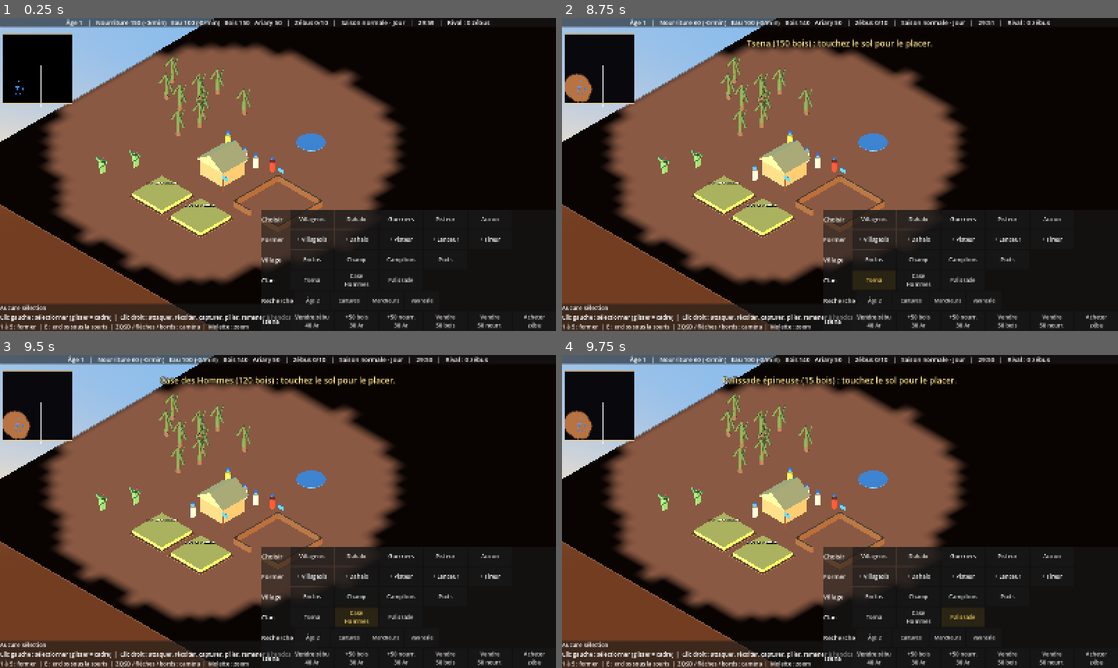
Above: before the commit, frames 1-4 (two rows, left to right).
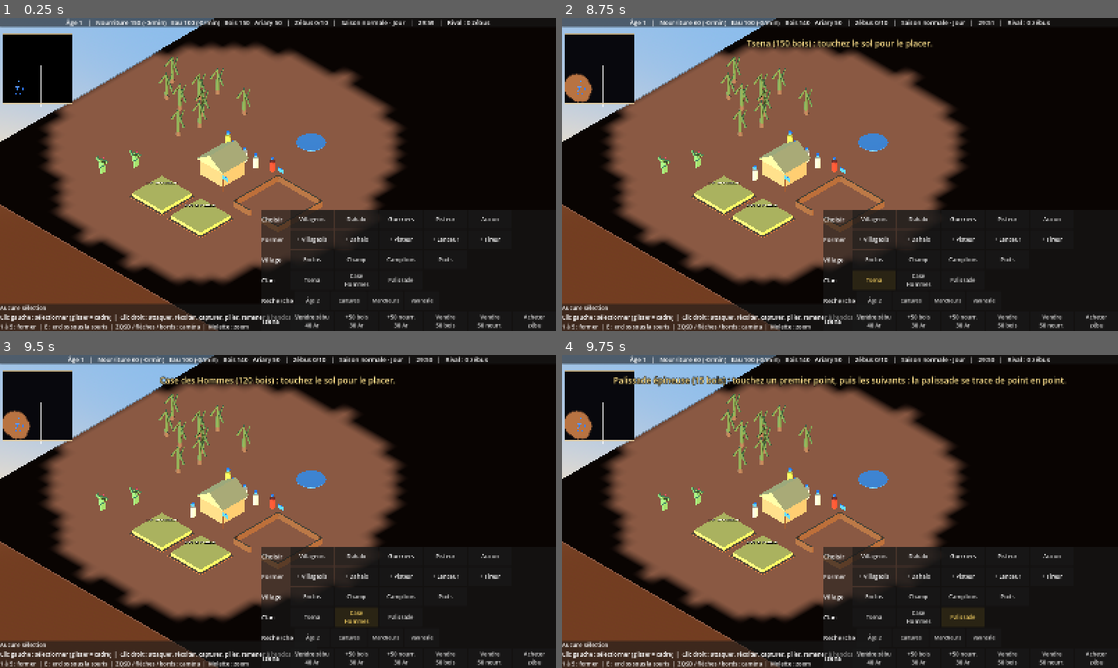
Above: after the commit, the same moments.

Repository: heishandria/dahalo
Game: Godot game, scene res://scenes/main.tscn
The game is run twice, just before and just after one commit, with the same random seed, the same clock (stepped at 60 frames per second) and the same inputs.
Inputs:
- Up to frame 1 (0.25 s): no input
- Up to frame 2 (8.75 s): click "Aucun" at 0.5 s; click "+ Villageois" at 1.25 s; click "+ Dahalo" at 2 s; click "+ Pisteur" at 2.75 s; click "+ Lanceur" at 3.5 s; click "+ Tireur" at 4.25 s; click "Enclos" at 5 s; click "Champ" at 5.75 s; click "Camp bois" at 6.5 s; click "Puits" at 7.25 s; click "Tsena" at 8 s
- Up to frame 3 (9.5 s): click "Case Hommes" at 8.75 s
- Up to frame 4 (9.75 s): click "Palissade" at 9.5 s

Frames 1-3 are identical in both runs. In frame 4, 1.3% of the frame differs, in the area x 9-91%, y 6-11%.

Commit message:
Raids : temps de capture, palissade bloquante avec sabotage automatique, tracé de point en point
- Détacher un zébu d'un enclos adverse : 4 s (1,5 s pour un zébu sauvage ou repris), étiquette de progression
- L'enclos donne l'alerte dès le début du détachement
- Palissade : bloque les unités des autres clans (calque de collision par clan), alerte quand elle est frappée
- Un guerrier bloqué sabote la palissade puis reprend son ordre
- Tracé de palissade de point en point, segments jointifs
- Specs defense.md, interface.md ; calques dans CLAUDE.md

Co-Authored-By: Claude Fable 5.2 <noreply@anthropic.com>
Claude-Session: https://claude.ai/code/session_01LBZFuQwBKtYsFencaWhgxN

Diff:
--- a/autoload/command_bus.gd
+++ b/autoload/command_bus.gd
@@ -14,6 +14,7 @@
 ##   deposer    : "unites": [ids], "cible_id": id d'un Batiment
 ##   former     : "batiment": id, "unite": "villageois" | "dahalo" | "pisteur"
 ##   construire : "type_batiment": "enclos" | "champ" | "camp_bois" | "puits" | "tsena", "position": Vector3
+##                (palissade : "rotation_y" facultatif, pour aligner le segment sur un tracé)
 ##   rechercher : "technologie": clé de GameRules.TECHNOLOGIES (dans le bâtiment adapté)
 ##   commerce   : "action": "vendre_zebu" | "vendre_bois" | "vendre_nourriture" | "acheter_bois" | "acheter_nourriture" | "acheter_zebu" (nécessite un Tsena)
 
@@ -57,7 +58,8 @@
 				b.former(cmd.get("unite", ""))
 		"construire":
 			if monde != null:
-				monde.construire(faction, cmd.get("type_batiment", ""), cmd.get("position", Vector3.ZERO))
+				monde.construire(faction, cmd.get("type_batiment", ""), cmd.get("position", Vector3.ZERO),
+						cmd.get("rotation_y", NAN))
 		"rechercher":
 			var tech: String = cmd.get("technologie", "")
 			for b in get_tree().get_nodes_in_group("batiments_%d" % faction):
--- a/data/game_rules.gd
+++ b/data/game_rules.gd
@@ -175,6 +175,8 @@
 
 # --- Escorte (GDD §7) ---
 const MAX_ZEBUS_ESCORTE := 5
+const DUREE_CAPTURE_SAUVAGE_S := 1.5   # passer la corde à un zébu sauvage (ou repris à une escorte)
+const DUREE_DETACHER_S := 4.0          # détacher un zébu dans un enclos adverse : le temps de réagir
 const MALUS_VITESSE_ESCORTE := 0.6     # un troupeau en fuite avance lentement
 
 
--- a/scenes/buildings/enclos.gd
+++ b/scenes/buildings/enclos.gd
@@ -7,6 +7,7 @@
 @onready var zone: Area3D = $Zone
 var _t := 0.0
 var _delai_alerte := 0.0
+var _delai_intrusion := 0.0
 
 
 func _ready() -> void:
@@ -17,6 +18,7 @@
 func _physics_process(delta: float) -> void:
 	_t += delta
 	_delai_alerte = maxf(0.0, _delai_alerte - delta)
+	_delai_intrusion = maxf(0.0, _delai_intrusion - delta)
 	if _t < INTERVALLE_SCAN:
 		return
 	_t = 0.0
@@ -28,3 +30,13 @@
 			elif faction == GameRules.PLAYER and _delai_alerte <= 0.0:
 				_delai_alerte = 6.0
 				EventBus.message.emit("Enclos pleins ! Construisez un nouvel enclos (touche E).")
+
+
+## Appelé quand un Dahalo adverse commence à détacher un zébu : alerte immédiate, avant le vol.
+func signaler_intrusion() -> void:
+	if faction != GameRules.PLAYER:
+		return
+	EventBus.alerte.emit(global_position)
+	if _delai_intrusion <= 0.0:
+		_delai_intrusion = 8.0
+		EventBus.message.emit("Alerte : des Dahalo forcent votre enclos ! (%d s par zébu)" % int(GameRules.DUREE_DETACHER_S))
--- a/scenes/buildings/palissade.gd
+++ b/scenes/buildings/palissade.gd
@@ -1,16 +1,19 @@
 extends Batiment
-## Palissade épineuse (GDD §5) : défense périmétrique. Ne bloque pas le passage, mais les ennemis
-## qui la traversent avancent beaucoup plus lentement. Les guerriers adverses peuvent la saboter.
+## Palissade épineuse (GDD §5) : défense périmétrique. Elle BLOQUE les unités des autres clans
+## (calque de collision propre à chaque clan) et laisse passer son propre clan et les zébus.
+## Un guerrier adverse arrêté par elle la sabote automatiquement, puis reprend son ordre.
 ## Spec : docs/specs/defense.md
 
 var pv := GameRules.PALISSADE_PV
 var _ralentis: Array = []
+var _derniere_alerte := -INF
 
 @onready var zone: Area3D = $Zone
 
 
 func _ready() -> void:
 	super()
+	collision_layer = 4 | (64 << faction)   # 3 = clic ; 7 = palissades du joueur, 8 = palissades de l'IA
 	zone.body_entered.connect(_on_entree)
 	zone.body_exited.connect(_on_sortie)
 
@@ -19,6 +22,10 @@
 	if mort:
 		return
 	pv -= degats
+	if faction == GameRules.PLAYER and GameClock.temps_ecoule - _derniere_alerte > 6.0:
+		_derniere_alerte = GameClock.temps_ecoule
+		EventBus.alerte.emit(global_position)
+		EventBus.message.emit("Votre palissade est attaquée !")
 	if pv <= 0.0:
 		_detruire()
 
--- a/scenes/main.gd
+++ b/scenes/main.gd
@@ -94,12 +94,12 @@
 
 
 ## Crée un bâtiment (Batiment) ou une source construite (champ, puits : NoeudRessource).
-func creer_batiment(type_batiment: String, faction: int, pos: Vector3) -> Node3D:
+func creer_batiment(type_batiment: String, faction: int, pos: Vector3, rotation_y: float = NAN) -> Node3D:
 	var b: Node3D = SCENES_BATIMENTS[type_batiment].instantiate()
 	b.faction = faction
 	b.position = _borner(pos)
 	if type_batiment == "palissade":
-		b.rotation.y = orientation_palissade(faction, b.position)
+		b.rotation.y = orientation_palissade(faction, b.position) if is_nan(rotation_y) else rotation_y
 	if type_batiment in BATIMENTS_OBSTACLES:
 		demander_recuisson()
 	entites.add_child(b)
@@ -133,7 +133,7 @@
 	return r
 
 
-func construire(faction: int, type_batiment: String, pos: Vector3) -> void:
+func construire(faction: int, type_batiment: String, pos: Vector3, rotation_y: float = NAN) -> void:
 	if not GameRules.COUTS_BATIMENTS.has(type_batiment):
 		return
 	var nom: String = GameRules.NOMS_BATIMENTS.get(type_batiment, type_batiment)
@@ -154,7 +154,7 @@
 		if faction == GameRules.PLAYER:
 			EventBus.message.emit("%s : il faut %s." % [nom, ResourceManager.texte_cout(cout)])
 		return
-	creer_batiment(type_batiment, faction, pos)
+	creer_batiment(type_batiment, faction, pos, rotation_y)
 	if faction == GameRules.PLAYER:
 		if type_batiment == "palissade":
 			pass  # pas de message à chaque segment
--- a/scenes/units/unite.gd
+++ b/scenes/units/unite.gd
@@ -43,6 +43,16 @@
 var _derniere_alerte := -INF
 var _deplacement_demande := false   # avoidance : vrai si _avancer a demandé un pas ce tour-ci
 
+# Capture : passer la corde / détacher un zébu prend du temps
+var _zebu_en_capture = null
+var _chrono_capture := 0.0
+var _etiquette_action: Label3D
+
+# Sabotage automatique d'une palissade qui barre la route, puis reprise de l'ordre en cours
+var _derniere_commande := {}
+var _dernier_rang := 0
+var _sabotage_auto := false
+
 @onready var agent: NavigationAgent3D = $NavigationAgent3D
 @onready var anneau: MeshInstance3D = $Anneau
 @onready var corps: MeshInstance3D = $Corps
@@ -53,6 +63,8 @@
 func _ready() -> void:
 	id = CommandBus.enregistrer(self)
 	agent.velocity_computed.connect(_on_vitesse_calculee)
+	# Bute sur les obstacles (4), les arbres (5) et les palissades des AUTRES clans (7, 8).
+	collision_mask = 24 | (192 & ~(64 << faction))
 	add_to_group("unites")
 	add_to_group("unites_%d" % faction)
 	anneau.visible = false
@@ -81,6 +93,10 @@
 func executer(cmd: Dictionary, rang: int = 0) -> void:
 	if mort:
 		return
+	_fin_capture()
+	_sabotage_auto = false
+	_derniere_commande = cmd
+	_dernier_rang = rang
 	match cmd.get("type", ""):
 		"attaquer":
 			var ennemi = CommandBus.get_entite(cmd.get("cible_id", 0))
@@ -143,6 +159,8 @@
 func attaquer(ennemi) -> void:
 	if not _ennemi_valide(ennemi):
 		return
+	_fin_capture()
+	_sabotage_auto = false
 	cible_attaque = ennemi
 	etat = Etat.ATTAQUE
 	agent.target_position = ennemi.global_position
@@ -225,10 +243,15 @@
 		Etat.ATTAQUE:
 			if not _ennemi_valide(cible_attaque) or not Vision.est_visible(faction, cible_attaque.global_position):
 				cible_attaque = null
-				_stop()
+				if _sabotage_auto and not _derniere_commande.is_empty():
+					executer(_derniere_commande, _dernier_rang)   # la voie est libre : on reprend l'ordre
+				else:
+					_stop()
 				return
 			var distance := global_position.distance_to(cible_attaque.global_position)
-			if distance <= data.portee:
+			# Une palissade fait 4 m de long : on la frappe de n'importe où le long du segment.
+			var portee := data.portee + (2.2 if cible_attaque is Batiment else 0.0)
+			if distance <= portee:
 				velocity = Vector3.ZERO
 				var vers: Vector3 = cible_attaque.global_position - global_position
 				vers.y = 0.0
@@ -265,8 +288,9 @@
 				_prochain_zebu_a_piller()
 				return
 			if _proche(cible_zebu, DIST_CAPTURE):
-				cible_zebu.suivre(self)
-				_prochain_zebu_a_piller()
+				if _attacher(delta):
+					cible_zebu.suivre(self)
+					_prochain_zebu_a_piller()
 				return
 			if agent.target_position.distance_to(cible_zebu.global_position) > 1.0:
 				agent.target_position = cible_zebu.global_position
@@ -275,7 +299,8 @@
 				_stop()
 				return
 			if _proche(cible_zebu, DIST_CAPTURE):
-				_capturer(cible_zebu)
+				if zebus_escortes.size() >= GameRules.MAX_ZEBUS_ESCORTE or _attacher(delta):
+					_capturer(cible_zebu)
 				return
 			# Le zébu bouge : on remet à jour la cible s'il s'est éloigné.
 			if agent.target_position.distance_to(cible_zebu.global_position) > 1.0:
@@ -310,6 +335,60 @@
 	if vitesse_sure.length() > 0.1:
 		look_at(global_position + vitesse_sure.normalized(), Vector3.UP)
 	move_and_slide()
+	for i in get_slide_collision_count():
+		var obstacle = get_slide_collision(i).get_collider()
+		if obstacle is Batiment and obstacle.type_batiment == "palissade" and obstacle.faction != faction:
+			_bloque_par_palissade(obstacle)
+			break
+
+
+## Une palissade adverse barre la route : un guerrier la sabote, puis reprend son ordre.
+## Les villageois et pisteurs restent simplement bloqués.
+func _bloque_par_palissade(palissade) -> void:
+	if not est_combattant() or (etat == Etat.ATTAQUE and cible_attaque == palissade):
+		return
+	attaquer(palissade)
+	_sabotage_auto = true
+
+
+# --- Capture : le temps de passer la corde ---
+
+## À appeler chaque tour au contact du zébu visé. Renvoie true quand il est attaché.
+func _attacher(delta: float) -> bool:
+	if _zebu_en_capture != cible_zebu:
+		_zebu_en_capture = cible_zebu
+		_chrono_capture = 0.0
+		cible_zebu.debut_detachement(self)
+	_chrono_capture += delta
+	velocity = Vector3.ZERO
+	cible_zebu.immobile_jusqua = GameClock.temps_ecoule + 0.3
+	var duree: float = cible_zebu.duree_capture()
+	_afficher_action("Corde… %d %%" % int(minf(1.0, _chrono_capture / duree) * 100.0))
+	if _chrono_capture < duree:
+		return false
+	_fin_capture()
+	return true
+
+
+func _fin_capture() -> void:
+	_zebu_en_capture = null
+	_chrono_capture = 0.0
+	if _etiquette_action:
+		_etiquette_action.visible = false
+
+
+func _afficher_action(texte: String) -> void:
+	if _etiquette_action == null:
+		_etiquette_action = Label3D.new()
+		_etiquette_action.billboard = BaseMaterial3D.BILLBOARD_ENABLED
+		_etiquette_action.no_depth_test = true
+		_etiquette_action.pixel_size = 0.01
+		_etiquette_action.font_size = 36
+		_etiquette_action.outline_size = 8
+		_etiquette_action.position.y = 3.1
+		add_child(_etiquette_action)
+	_etiquette_action.text = texte
+	_etiquette_action.visible = true
 
 
 # --- Récolte ---
@@ -477,6 +556,7 @@
 
 
 func _mourir() -> void:
+	_fin_capture()
 	mort = true
 	etat = Etat.MORT
 	velocity = Vector3.ZERO
@@ -558,6 +638,9 @@
 
 
 func _stop() -> void:
+	_fin_capture()
+	_derniere_commande = {}
+	_sabotage_auto = false
 	etat = Etat.INACTIF
 	_deplacement_demande = false
 	velocity = Vector3.ZERO
--- a/scenes/units/zebu.gd
+++ b/scenes/units/zebu.gd
@@ -18,6 +18,7 @@
 var id := 0
 var vole := false                 # pris dans l'enclos ou l'escorte d'un autre clan
 var victime := GameRules.WILD     # clan à qui il a été volé (pour les traces)
+var immobile_jusqua := -INF       # tenu par un Dahalo qui le détache : il ne bouge pas
 var date_securisation := -INF     # temps de jeu de la dernière mise en enclos
 
 var _cible_errance := Vector3.ZERO
@@ -38,6 +39,18 @@
 		# Contre-attaque : on peut reprendre un zébu escorté par un clan adverse.
 		return is_instance_valid(meneur) and meneur.faction != faction
 	return proprietaire != faction
+
+
+func duree_capture() -> float:
+	if etat == Etat.ENCLOS and proprietaire != GameRules.WILD:
+		return GameRules.DUREE_DETACHER_S
+	return GameRules.DUREE_CAPTURE_SAUVAGE_S
+
+
+## Un Dahalo commence à le détacher : l'enclos donne l'alerte.
+func debut_detachement(_par) -> void:
+	if etat == Etat.ENCLOS and is_instance_valid(enclos) and enclos.has_method("signaler_intrusion"):
+		enclos.signaler_intrusion()
 
 
 func suivre(unite) -> void:
@@ -117,6 +130,9 @@
 
 
 func _physics_process(delta: float) -> void:
+	if etat != Etat.SUIT and GameClock.temps_ecoule < immobile_jusqua:
+		velocity = Vector3.ZERO
+		return
 	var cible := _cible_errance
 	var vitesse := VITESSE_ERRANCE
 	var tolerance := 0.3
--- a/systems/selection_manager.gd
+++ b/systems/selection_manager.gd
@@ -44,6 +44,7 @@
 # Aperçu de construction (bâtiment fantôme vert / rouge)
 var _fantome: MeshInstance3D
 var _mat_fantome := StandardMaterial3D.new()
+var _point_palissade := Vector3.INF   # dernier point du tracé de palissade en cours
 var _fantome_pose := false      # tactile : un aperçu est affiché, un 2e toucher au même endroit confirme
 
 
@@ -150,12 +151,15 @@
 	mode_construction = type_batiment
 	mode_construction_change.emit(mode_construction)
 	_fantome_pose = false
+	_point_palissade = Vector3.INF
 	_maj_forme_fantome()
 	if type_batiment != "":
 		var nom: String = GameRules.NOMS_BATIMENTS.get(type_batiment, type_batiment)
 		var cout: Dictionary = GameRules.COUTS_BATIMENTS.get(type_batiment, {})
 		var geste := "touchez le sol (2 fois pour confirmer)" if DisplayServer.is_touchscreen_available() \
-				and type_batiment != "palissade" else "touchez le sol pour le placer"
+				else "touchez le sol pour le placer"
+		if type_batiment == "palissade":
+			geste = "touchez un premier point, puis les suivants : la palissade se trace de point en point"
 		EventBus.message.emit("%s (%s) : %s." % [nom, ResourceManager.texte_cout(cout), geste])
 
 
@@ -175,8 +179,10 @@
 		return
 	var e: Vector2 = GameRules.EMPRISES.get(mode_construction, Vector2(3, 3))
 	var boite := BoxMesh.new()
-	var hauteur := 1.2 if mode_construction == "palissade" else 0.4
-	boite.size = Vector3(e.x, hauteur, e.y)
+	if mode_construction == "palissade":
+		boite.size = Vector3(1.0, 1.4, 1.0)   # piquet : marque le point du tracé
+	else:
+		boite.size = Vector3(e.x, 0.4, e.y)
 	_fantome.mesh = boite
 
 
@@ -186,8 +192,7 @@
 		return false
 	var valide: bool = CommandBus.monde.raison_emplacement_invalide(GameRules.PLAYER, mode_construction, pos) == ""
 	_fantome.global_position = Vector3(pos.x, 0.3, pos.z)
-	_fantome.rotation.y = CommandBus.monde.orientation_palissade(GameRules.PLAYER, pos) \
-			if mode_construction == "palissade" else 0.0
+	_fantome.rotation.y = 0.0
 	_mat_fantome.albedo_color = Color(0.3, 1.0, 0.4, 0.45) if valide else Color(1.0, 0.25, 0.2, 0.45)
 	_fantome.visible = true
 	return valide
@@ -362,18 +367,42 @@
 
 
 func _poser_batiment(pos: Vector2) -> void:
+	var hit := _raycast(pos, MASQUE_SOL)
+	if mode_construction == "palissade":
+		# Le mode reste actif : on trace de point en point jusqu'à « Aucun » / Échap / clic droit.
+		if not hit.is_empty():
+			_tracer_palissade(hit.position)
+		return
 	var type_batiment := mode_construction
 	definir_mode_construction("")
-	var hit := _raycast(pos, MASQUE_SOL)
 	if hit.is_empty() or type_batiment == "":
 		return
 	CommandBus.emettre({"type": "construire", "faction": GameRules.PLAYER,
 			"type_batiment": type_batiment, "position": hit.position})
-	if type_batiment == "palissade":
-		# On enchaîne les segments : le mode reste actif jusqu'à « Aucun » / Échap / clic droit.
-		mode_construction = "palissade"
-		mode_construction_change.emit(mode_construction)
-		_maj_forme_fantome()
+
+
+## Tracé de palissade : le 1er point pose un piquet, chaque point suivant relie le précédent
+## par des segments jointifs (4 m chacun, répartis sans trou).
+func _tracer_palissade(point: Vector3) -> void:
+	point.y = 0.0
+	_placer_fantome(point)
+	if _point_palissade == Vector3.INF:
+		_point_palissade = point
+		EventBus.message.emit("Premier piquet posé : touchez le point suivant.")
+		return
+	var trace := point - _point_palissade
+	var longueur := trace.length()
+	if longueur < 1.0:
+		return
+	var direction := trace / longueur
+	var longueur_segment: float = GameRules.EMPRISES["palissade"].x
+	var nombre := int(ceil(longueur / longueur_segment))
+	var pas := longueur / nombre
+	var rotation_y := atan2(-direction.z, direction.x)
+	for i in nombre:
+		CommandBus.emettre({"type": "construire", "faction": GameRules.PLAYER, "type_batiment": "palissade",
+				"position": _point_palissade + direction * pas * (i + 0.5), "rotation_y": rotation_y})
+	_point_palissade = point
 
 
 # --- Ciblage : les unités et zébus passent avant les bâtiments ---
Not shown, changed: CLAUDE.md
Not shown, changed: docs/specs/defense.md
Not shown, changed: docs/specs/interface.md
